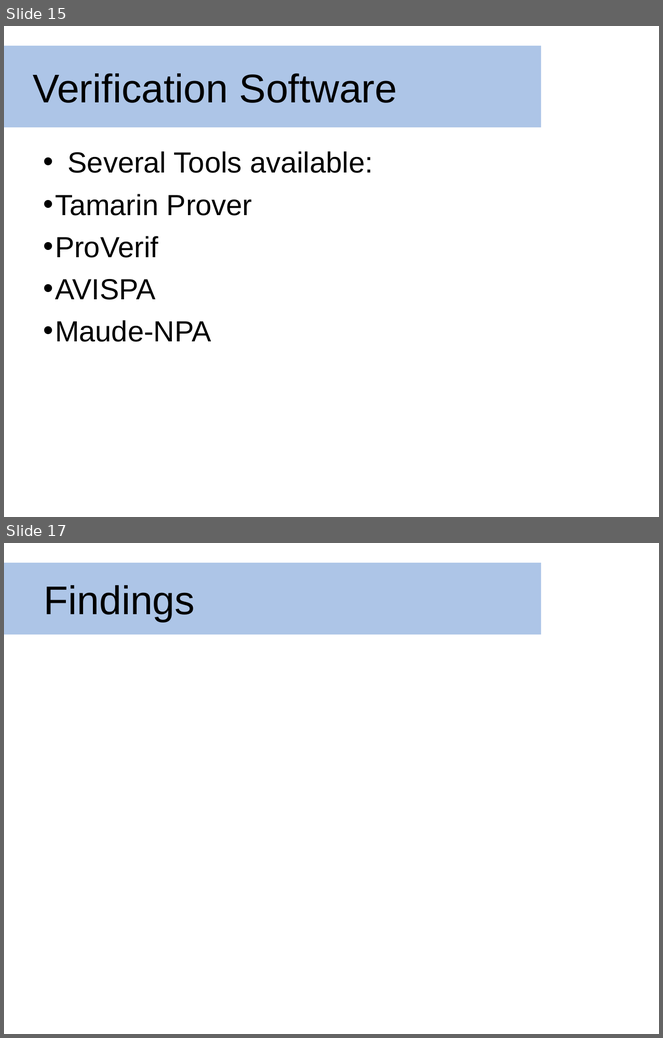
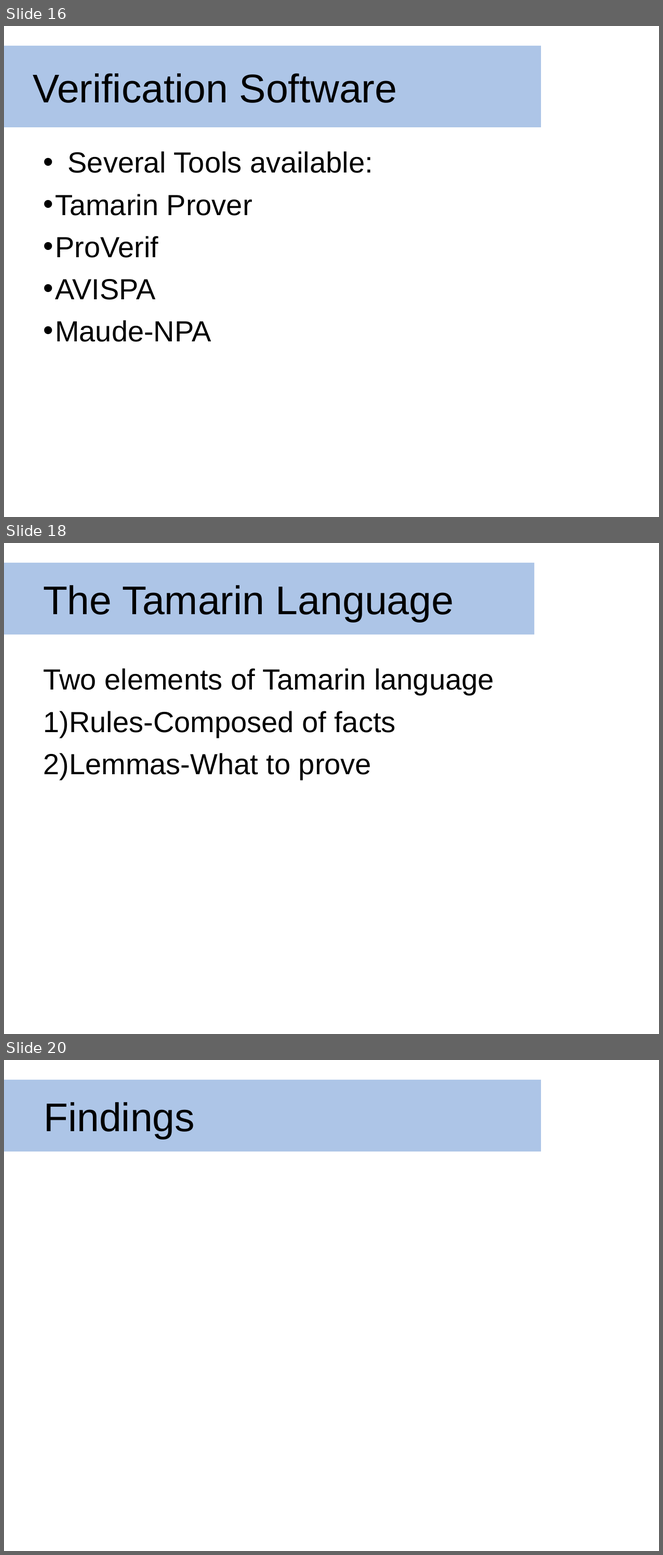
Before and after one commit to dmclayton/5g-security, a slide deck: ppt/5gakaPpt.pptx. Shown one above the other, each under a label of ours: slides 15 and 17 before the commit, slides 16, 18 and 20 after it; the slides between them are not shown. The pictures are 663x1038 and 663x1555 pixels, drawn with LibreOffice and Linux fonts; fonts in the diff are those of the drawing; background and template pictures are left out. Boxes give left, top, right and bottom in pixels: in the first picture for what was removed or moved away, otherwise in the second. Text is boxed around its words. In the diff, an @@ line names an element or a change of style, - is before the commit and + after.

```diff
--- a/ppt/5gakaPpt.pptx
+++ b/ppt/5gakaPpt.pptx
@@ slide 18 added at (x1=4, y1=543, x2=659, y2=1034), background picture (left out) @@
@@ rectangle added at (x1=4, y1=563, x2=535, y2=635), fill #ADC5E7, 44 pt, text #000000 @@
+The Tamarin Language
@@ text added at (x1=43, y1=668, x2=494, y2=780), 32 pt, text #000000 @@
+Two elements of Tamarin language
+1) Rules-Composed of facts
+2) Lemmas-What to prove
@@ what was slide 15 is now slide 16 @@
@@ what was slide 17 is now slide 20 @@
```
Also in this commit, not shown: 6 slides changed, 2 other slides added, 2 other files.
